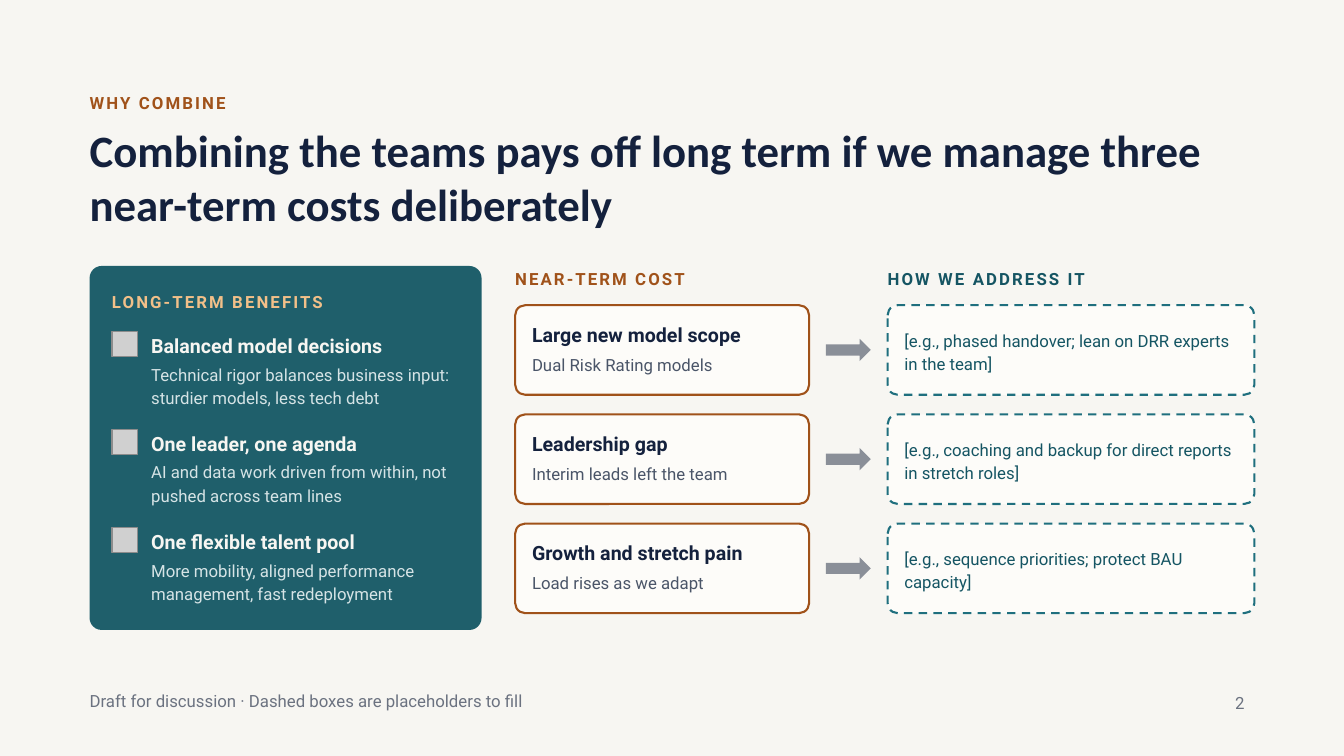
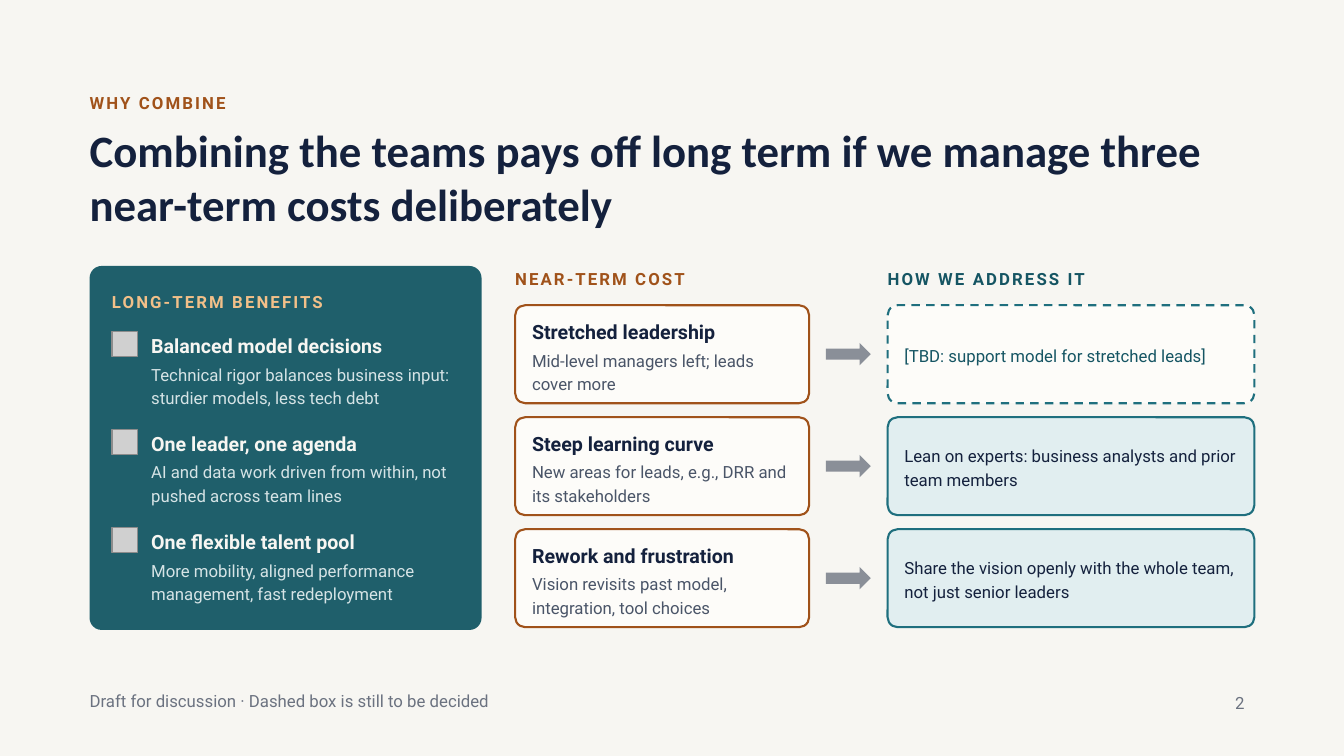
Before and after one commit to wwd1015/slide-template, a slide deck: slide 2 of Unified Team Strategy.pptx. Drawn at 1344x756 pixels with LibreOffice and Linux fonts; fonts in the diff are those of the drawing; grey boxes stand for pictures. Boxes give left, top, right and bottom in pixels: in the first picture for what was removed or moved away, otherwise in the second. Text is boxed around its words. In the diff, an @@ line names an element or a change of style, - is before the commit and + after.

```diff
--- a/Unified Team Strategy.pptx
+++ b/Unified Team Strategy.pptx
@@ rounded rectangle: place and size @@
-rounded rectangle at (515,306,810,395)
+rounded rectangle at (515,306,810,403)
@@ text at (532,324,715,343): text changed @@
-Large new model scope
+Stretched leadership
@@ rounded rectangle: place and size @@
-rounded rectangle at (888,306,1255,395)
+rounded rectangle at (888,306,1255,403)
@@ text at (532,354,754,390): text changed @@
-Dual Risk Rating models
+Mid-level managers left; leads cover more
@@ right arrow: place and size @@
-right arrow at (826,339,870,361)
+right arrow at (826,343,870,365)
@@ text at (904,348,1206,366): text changed @@
-[e.g., phased handover; lean on DRR experts in the team]
+[TBD: support model for stretched leads]
@@ rounded rectangle: place and size @@
-rounded rectangle at (515,414,810,504)
+rounded rectangle at (515,417,810,515)
@@ rounded rectangle: place and size @@
-rounded rectangle at (888,414,1255,504)
+rounded rectangle at (888,417,1255,515)
@@ rounded rectangle at (888,417,1255,515): fill #FDFCF9 to #E1EEF0; outline #1F6F7E 1.5 pt dashed to #1F6F7E 1.5 pt; proportions changed @@
@@ text at (532,436,714,455): text changed @@
-Leadership gap
+Steep learning curve
@@ text at (904,449,1235,486): text changed; text colour #155563 to #14213D @@
-[e.g., coaching and backup for direct reports in stretch roles]
+Lean on experts: business analysts and prior team members
@@ text at (532,465,787,502): text changed @@
-Interim leads left the team
+New areas for leads, e.g., DRR and its stakeholders
@@ right arrow: place and size @@
-right arrow at (826,448,870,470)
+right arrow at (826,455,870,477)
@@ proportions changed in 4 elements at (888,306,1255,403), (515,306,810,403), (515,417,810,515), (515,529,810,627) @@
@@ rounded rectangle: place and size @@
-rounded rectangle at (515,523,810,613)
+rounded rectangle at (515,529,810,627)
@@ rounded rectangle at (888,529,1255,627): fill #FDFCF9 to #E1EEF0; outline #1F6F7E 1.5 pt dashed to #1F6F7E 1.5 pt; proportions changed @@
@@ rounded rectangle: place and size @@
-rounded rectangle at (888,523,1255,613)
+rounded rectangle at (888,529,1255,627)
@@ text at (532,548,734,564): text changed @@
-Growth and stretch pain
+Rework and frustration
@@ right arrow: place and size @@
-right arrow at (826,558,870,580)
+right arrow at (826,567,870,589)
@@ text at (904,561,1233,602): text changed; text colour #155563 to #14213D @@
-[e.g., sequence priorities; protect BAU capacity]
+Share the vision openly with the whole team, not just senior leaders
@@ text at (532,577,727,618): text changed @@
-Load rises as we adapt
+Vision revisits past model, integration, tool choices
@@ text at (90,694,489,707): text changed @@
-Draft for discussion · Dashed boxes are placeholders to fill
+Draft for discussion · Dashed box is still to be decided
```
